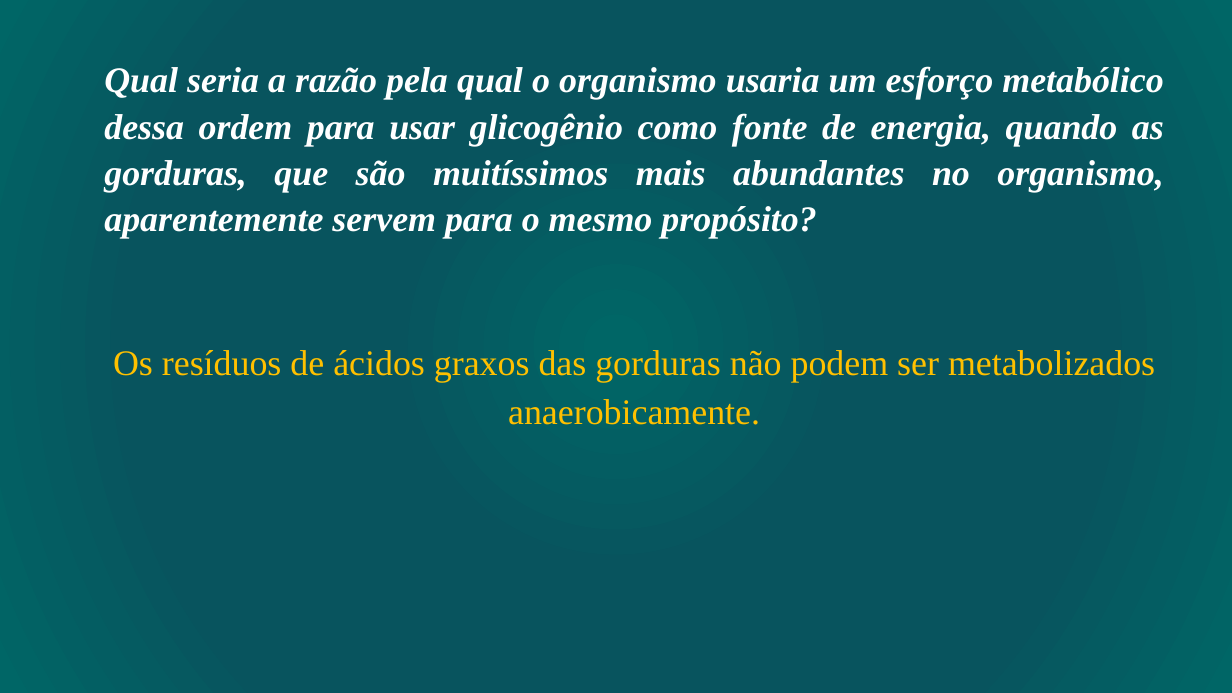
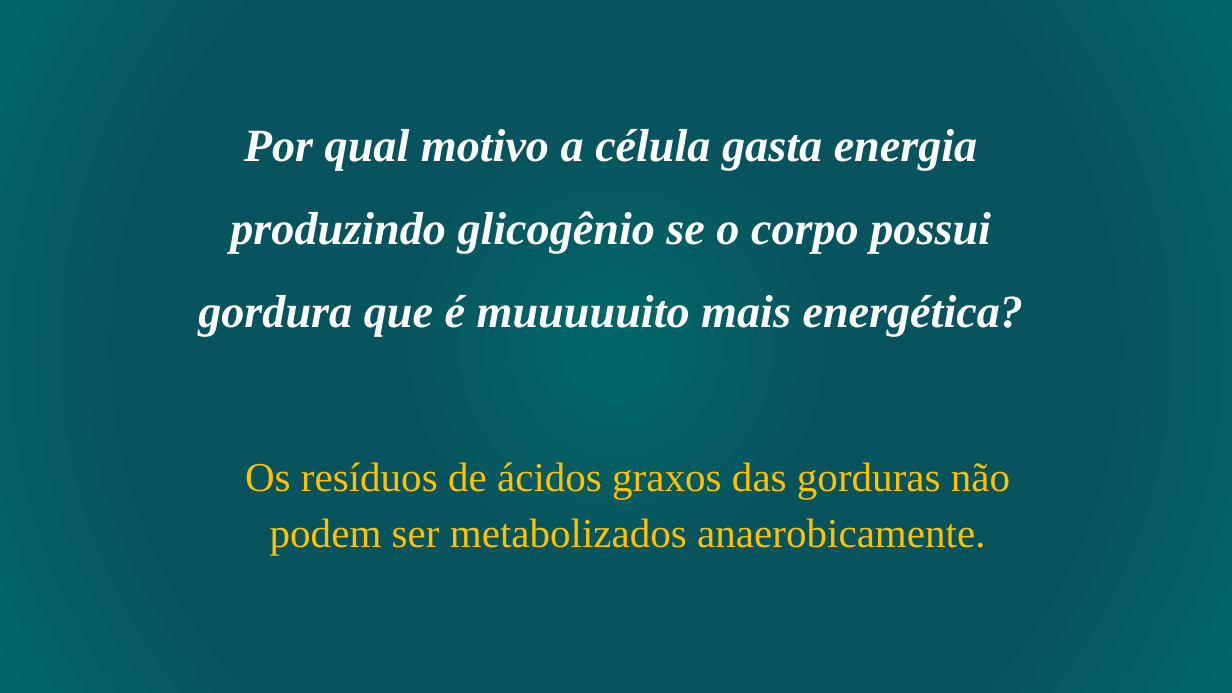
Before and after one commit to daniloasdotcom/Bioquimica-com-Danilo, a slide deck: slide 15 of assets/aulas/metabolismo_glicogenio.pptx (slide 12 before the commit). Drawn at 1232x693 pixels with LibreOffice and Linux fonts; fonts in the diff are those of the drawing. Boxes give left, top, right and bottom in pixels: in the first picture for what was removed or moved away, otherwise in the second. Text is boxed around its words. In the diff, an @@ line names an element or a change of style, - is before the commit and + after.

```diff
--- a/assets/aulas/metabolismo_glicogenio.pptx
+++ b/assets/aulas/metabolismo_glicogenio.pptx
@@ text at (198, 129, 1023, 337): text changed; size 28 to 36 pt @@
-Qual seria a razão pela qual o organismo usaria um esforço metabólico dessa ordem para usar glicogênio como fonte de energia, quando as gorduras, que são muitíssimos mais abundantes no organismo, aparentemente servem para o mesmo propósito?
+Por qual motivo a célula gasta energia produzindo glicogênio se o corpo possui gordura que é muuuuuito mais energética?
@@ text "Os resíduos de ácidos graxos ...": place and size @@
-text "Os resíduos de ácidos graxos ..." at (113, 350, 1155, 425)
+text "Os resíduos de ácidos graxos ..." at (245, 462, 1010, 555)
@@ text "Os resíduos de ácidos graxos ..." at (245, 462, 1010, 555): size 28 to 32 pt @@
```
Also in this commit, not shown: 4 other slides changed, 4 slides added, 1 other file.
